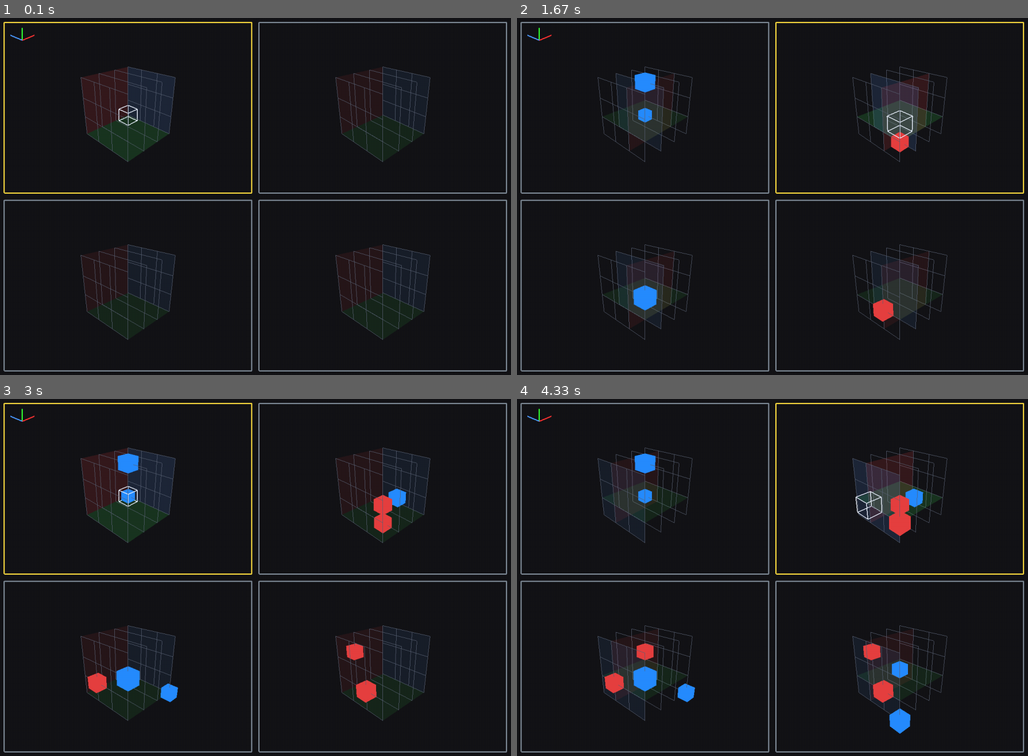
Above: before the commit, frames 1-4 (two rows, left to right).
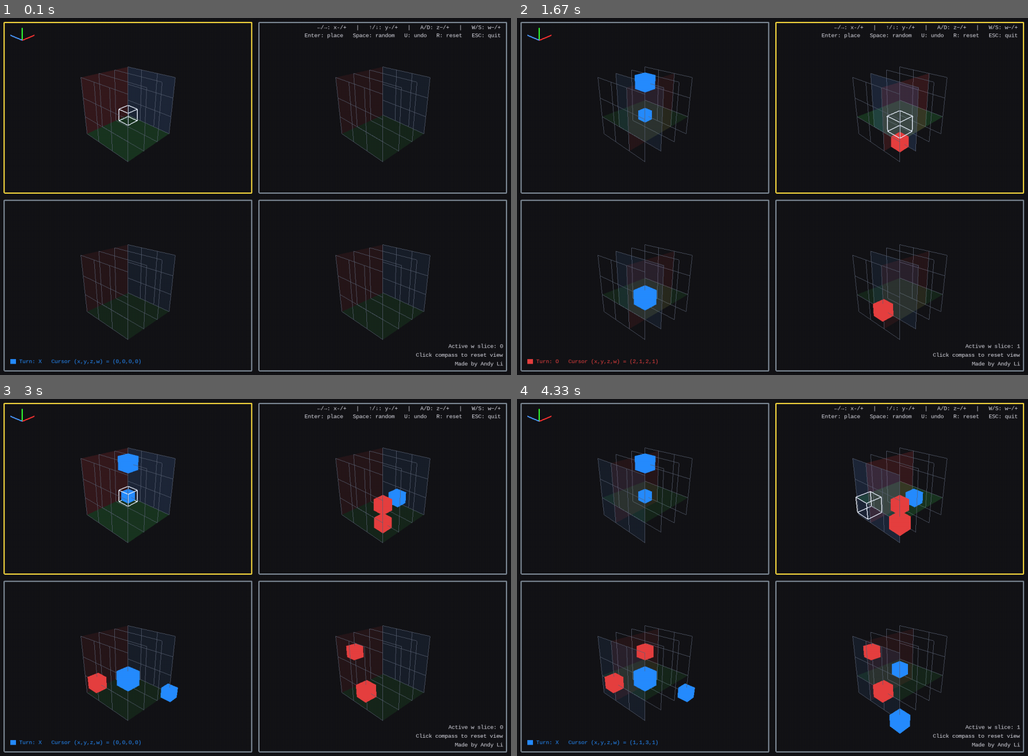
Above: after the commit, the same moments.

Repository: il-ydna/nd_ttt
Game: pygame game, started from ndttt_pygame_gl.py
Two runs of this game, one before a commit and one after it. Both use one fixed random seed, a clock stepped at 60 frames per second and the inputs below.
Inputs:
- Up to frame 1 (0.1 s): no input
- Up to frame 2 (1.67 s): tap Enter at 0.33 s; hold Right 0.67-1.13 s; hold D 0.67-1.13 s; tap Space at 0.73, 1.03, 1.23, 1.57 s; hold Up 1.17-1.47 s; hold W 1.17-1.47 s; hold Right from 1.5 s (still down); hold D from 1.5 s (still down)
- Up to frame 3 (3 s): tap Space at 1.87, 2.07, 2.37, 2.63, 2.97 s; release Right at 1.97 s; release D at 1.97 s; hold Left 2-2.53 s; hold A 2-2.53 s; hold Down 2.57-2.87 s; hold S 2.57-2.87 s; hold Left from 2.9 s (still down); hold A from 2.9 s (still down)
- Up to frame 4 (4.33 s): tap Space at 3.27, 3.4, 3.8, 4.1 s; release Left at 3.3 s; release A at 3.3 s; hold Up 3.33-3.7 s; hold W 3.33-3.7 s; hold Right from 3.73 s (still down); hold D from 3.73 s (still down)

The runs differ from the first frame. In frame 1, 0.6% of the frame differs, in the area x 2-99%, y 1-98%; in frame 2, 0.6%; in frame 3, 0.6%; in frame 4, 0.6%.

Commit message:
mvp for a playable 4d ttt is done. on to RL?

Diff:
--- a/ndttt_pygame_gl.py
+++ b/ndttt_pygame_gl.py
@@ -279,6 +279,68 @@
     glDepthMask(GL_TRUE)
     glPopAttrib()
 
+# --- replace your GLText with this drop-in ---
+class GLText:
+    """Cache text → OpenGL texture, draw in screen-space (orthographic)."""
+    def __init__(self, font_name="consolas,menlo,monospace", pt=16, color=(220,220,230)):
+        pygame.font.init()
+        self.font = pygame.font.SysFont(font_name, pt)
+        self.default_color = color
+        self.cache = {}  # (text, color_tuple) -> (tex_id, w, h)
+
+    def _upload_surface(self, surf):
+        w, h = surf.get_size()
+        surf = surf.convert_alpha()
+        px = pygame.image.tostring(surf, "RGBA", True)
+        tex_id = glGenTextures(1)
+        glBindTexture(GL_TEXTURE_2D, tex_id)
+        glPixelStorei(GL_UNPACK_ALIGNMENT, 1)
+        glTexParameteri(GL_TEXTURE_2D, GL_TEXTURE_MIN_FILTER, GL_NEAREST)
+        glTexParameteri(GL_TEXTURE_2D, GL_TEXTURE_MAG_FILTER, GL_NEAREST)
+        glTexParameteri(GL_TEXTURE_2D, GL_TEXTURE_WRAP_S, GL_CLAMP_TO_EDGE)
+        glTexParameteri(GL_TEXTURE_2D, GL_TEXTURE_WRAP_T, GL_CLAMP_TO_EDGE)
+        glTexImage2D(GL_TEXTURE_2D, 0, GL_RGBA, w, h, 0, GL_RGBA, GL_UNSIGNED_BYTE, px)
+        glBindTexture(GL_TEXTURE_2D, 0)
+        return tex_id, w, h
+
+    def get(self, text: str, color=None):
+        color = color or self.default_color  # pygame expects 0–255 ints
+        key = (text, color)
+        if key in self.cache:
+            return self.cache[key]
+        surf = self.font.render(text, True, color)
+        tex = self._upload_surface(surf)
+        self.cache[key] = tex
+        return tex
+
+    def draw(self, text: str, x: int, y: int, window_w: int, window_h: int, color=None):
+        tex_id, w, h = self.get(text, color=color)
+        glPushAttrib(GL_ENABLE_BIT | GL_COLOR_BUFFER_BIT | GL_TEXTURE_BIT | GL_DEPTH_BUFFER_BIT)
+        glDisable(GL_DEPTH_TEST)
+        glDisable(GL_CULL_FACE)
+        glEnable(GL_BLEND)
+        glBlendFunc(GL_SRC_ALPHA, GL_ONE_MINUS_SRC_ALPHA)
+        glEnable(GL_TEXTURE_2D)
+        glColor4f(1, 1, 1, 1)
+
+        glMatrixMode(GL_PROJECTION); glPushMatrix(); glLoadIdentity()
+        glOrtho(0, window_w, window_h, 0, -1, 1)
+        glMatrixMode(GL_MODELVIEW); glPushMatrix(); glLoadIdentity()
+
+        glBindTexture(GL_TEXTURE_2D, tex_id)
+        glBegin(GL_QUADS)
+        glTexCoord2f(0, 1); glVertex2f(x,   y)
+        glTexCoord2f(1, 1); glVertex2f(x+w, y)
+        glTexCoord2f(1, 0); glVertex2f(x+w, y+h)
+        glTexCoord2f(0, 0); glVertex2f(x,   y+h)
+        glEnd()
+        glBindTexture(GL_TEXTURE_2D, 0)
+
+        glMatrixMode(GL_MODELVIEW); glPopMatrix()
+        glMatrixMode(GL_PROJECTION); glPopMatrix()
+        glPopAttrib()
+        return w, h  # handy if you want to align boxes next to text
+
 
 
 # -- main with 2×2 viewports for w=0..3 and WASD+arrow x/y, A/D z, W/S w
@@ -288,11 +350,15 @@
     pygame.init()
     W, H = 1280, 900
     pygame.display.set_mode((W, H), DOUBLEBUF | OPENGL)
-    pygame.display.set_caption("4D Tic-Tac-Toe — 4 viewports (w=0..3), WASD+Arrows for x/y, A/D z, W/S w")
+    pygame.display.set_caption("4D Tic-Tac-Toe — 4 viewports (w=0..3)")
 
     gl_init(W, H)
     rng = Random(1337)
     game = NDTTT(n=n, d=d, w=w)
+
+    # text
+    text = GLText(pt=16)  # or your preferred size/color
+
 
     # camera
     yaw, pitch, radius = 45.0, 25.0, 18.0
@@ -403,6 +469,85 @@
         # draw the compass gizmo on top-left of the whole window
         # bottom-left coords for OpenGL viewport: (x, y_from_bottom)
         draw_compass(COMP_MARGIN, H - (COMP_MARGIN + COMP_SIZE), COMP_SIZE, yaw, pitch)
+
+        help_lines = [
+            "←/→: x-/+   |   ↑/↓: y-/+   |   A/D: z−/+   |   W/S: w−/+",
+            "Enter: place   Space: random   U: undo   R: reset   ESC: quit",
+        ]
+
+        margin, y = 30, 20
+        glViewport(0, 0, W, H)
+        for line in help_lines:
+            tex_id, w, h = text.get(line)   # get cached texture and its size
+            x = W - w - margin              # right align
+            text.draw(line, x, y, W, H)
+            y += 20
+
+        # --- bottom-left HUD (after your top-right help text) ---
+        # choose player color (0–255 ints for font; GL quad uses 0–1 floats)
+        P0_FONT = (38, 141, 255)   # blue-ish for X
+        P1_FONT = (230, 64, 64)    # red-ish for O
+        P0_GL   = (0.15, 0.55, 1.0)
+        P1_GL   = (0.90, 0.25, 0.25)
+
+        turn = 'X' if game.stm == 0 else 'O'
+        font_color = P0_FONT if game.stm == 0 else P1_FONT
+        chip_color = P0_GL   if game.stm == 0 else P1_GL
+
+        cursor_line = f"Turn: {turn}   Cursor (x,y,z,w) = ({sel_x},{sel_y},{sel_z},{sel_w})"
+
+        # bottom-left anchor
+        margin_x = 30
+        margin_y = 30
+        # measure text to position chip nicely
+        tex_w, tex_h = text.get(cursor_line, color=font_color)[1:3]
+        x = margin_x
+        y = H - margin_y - tex_h
+
+        # draw colored chip box to the left of the text
+        glPushAttrib(GL_ENABLE_BIT | GL_COLOR_BUFFER_BIT | GL_DEPTH_BUFFER_BIT)
+        glDisable(GL_DEPTH_TEST)
+        glDisable(GL_CULL_FACE)
+        glEnable(GL_BLEND)
+        glBlendFunc(GL_SRC_ALPHA, GL_ONE_MINUS_SRC_ALPHA)
+
+        glMatrixMode(GL_PROJECTION); glPushMatrix(); glLoadIdentity()
+        glOrtho(0, W, H, 0, -1, 1)
+        glMatrixMode(GL_MODELVIEW); glPushMatrix(); glLoadIdentity()
+
+        chip_w = 14; chip_h = tex_h - 4
+        glColor4f(*chip_color, 1.0)
+        glBegin(GL_QUADS)
+        glVertex2f(x,           y+2)
+        glVertex2f(x+chip_w,    y+2)
+        glVertex2f(x+chip_w,    y+2+chip_h)
+        glVertex2f(x,           y+2+chip_h)
+        glEnd()
+
+        glMatrixMode(GL_MODELVIEW); glPopMatrix()
+        glMatrixMode(GL_PROJECTION); glPopMatrix()
+        glPopAttrib()
+
+        # draw the text itself, a little to the right of the chip
+        text.draw(cursor_line, x + chip_w + 8, y, W, H, color=font_color)
+
+        # --- bottom-right mini status (no backdrop) ---
+        br_lines = [
+            f"Active w slice: {sel_w}",
+            "Click compass to reset view",
+            "Made by Andy Li"
+        ]
+
+        margin_x, margin_y = 24, 24
+        y = H - margin_y
+
+        # Draw each line upward from the bottom, right-aligned
+        for s in reversed(br_lines):
+            tex_id, w_txt, h_txt = text.get(s)
+            x = W - margin_x - w_txt
+            y -= h_txt
+            text.draw(s, x, y, W, H)
+            y -= 6  # small gap between lines
 
 
         pygame.display.flip()
